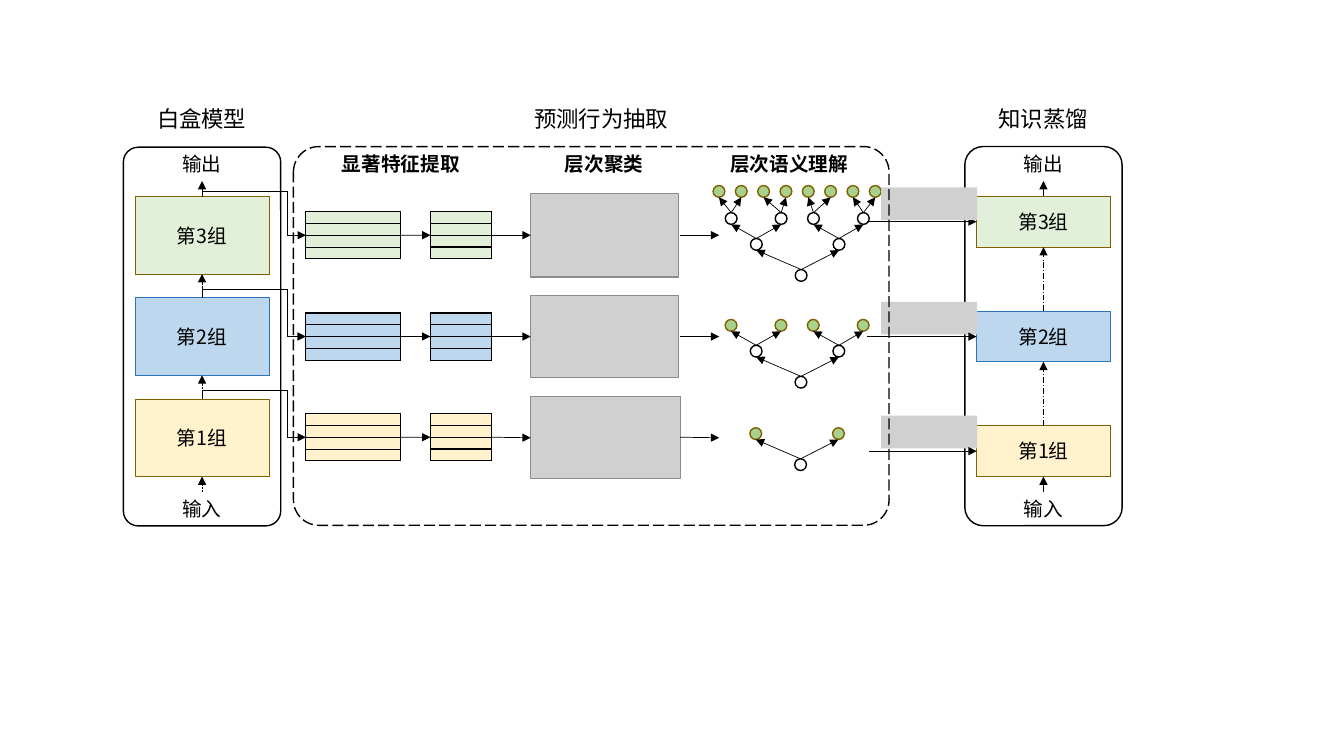
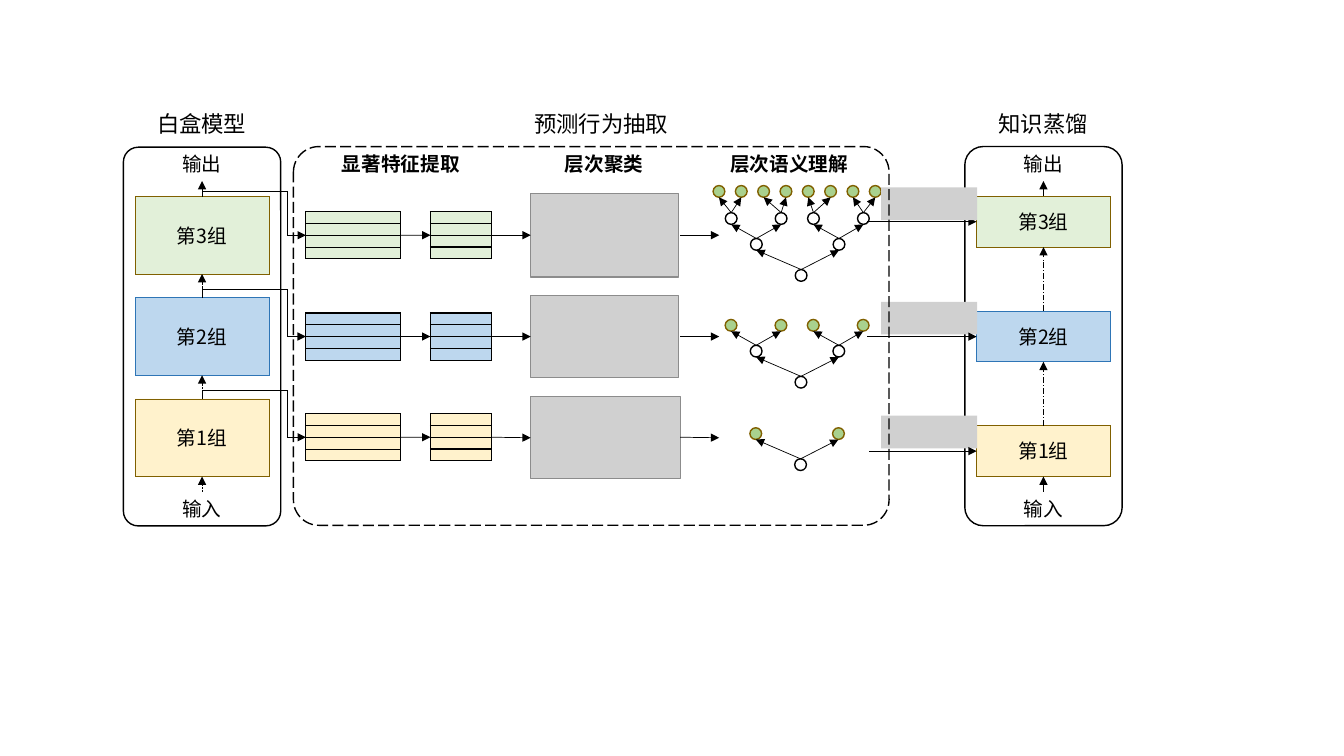
Before and after one commit to XuSihan/Proposal2022, a slide deck: slide 2 of images/ch3_WBtest.pptx. Drawn at 1344x756 pixels with LibreOffice and Linux fonts; fonts in the diff are those of the drawing; grey boxes stand for pictures. Boxes give left, top, right and bottom in pixels: in the first picture for what was removed or moved away, otherwise in the second. Text is boxed around its words. In the diff, an @@ line names an element or a change of style, - is before the commit and + after.

```diff
--- a/images/ch3_WBtest.pptx
+++ b/images/ch3_WBtest.pptx
@@ font Calibri to Noto Sans CJK SC in 3 elements at <box>157,113,246,134</box>, <box>999,113,1088,134</box>, <box>534,113,668,134</box> @@
```
Also in this commit, not shown: 13 other files.
